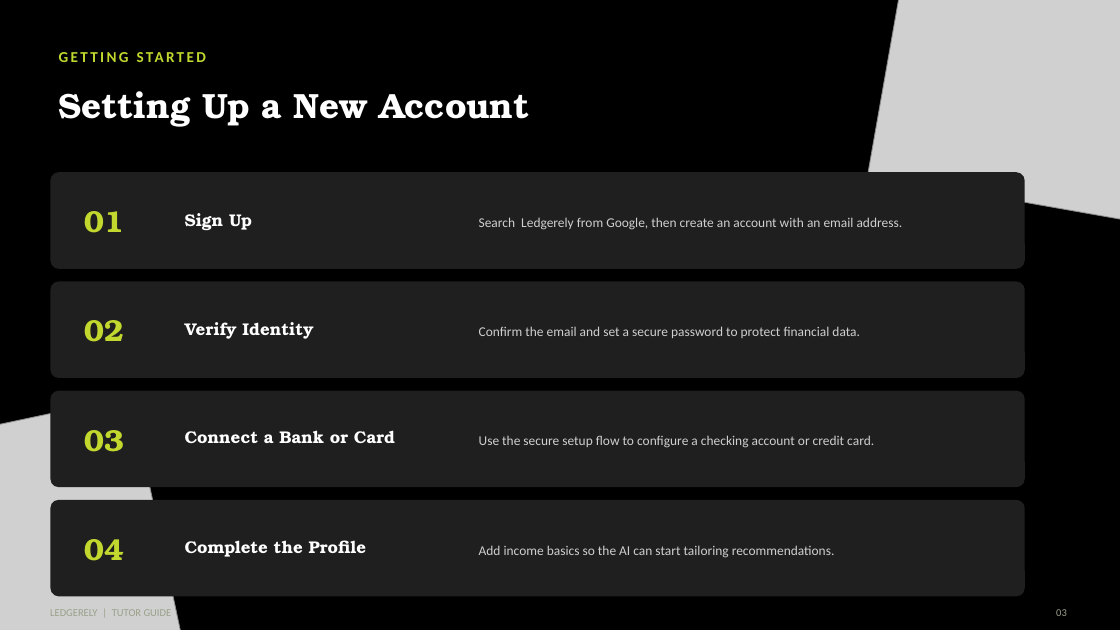
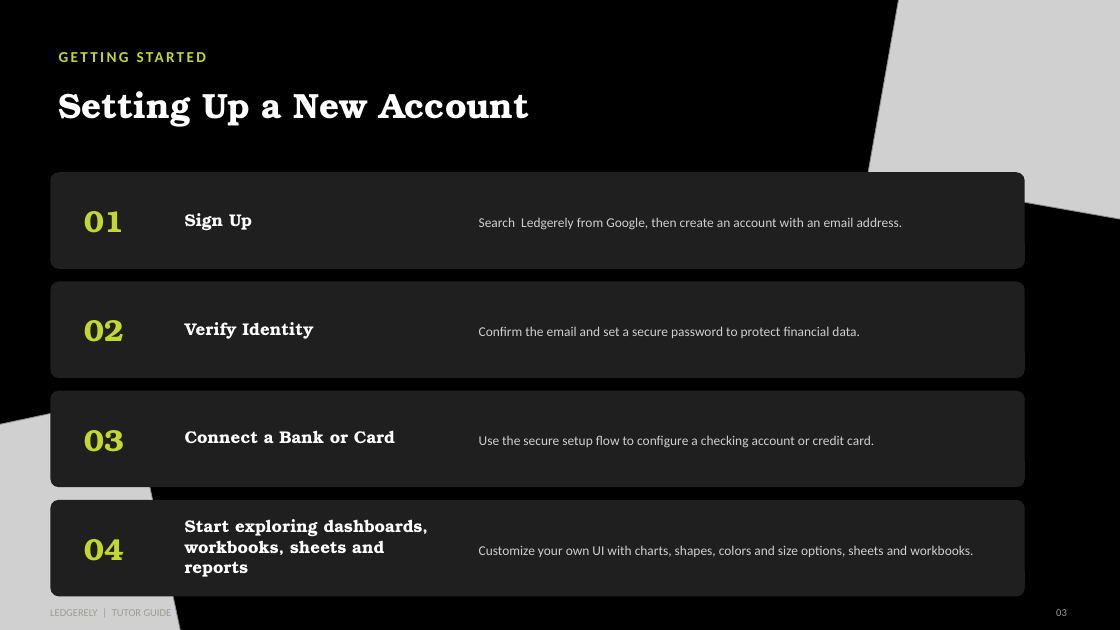
Before and after one commit to bharani-palani/ledgerely, a slide deck: slide 6 of LedgerelyTutorGuide.pptx (slide 7 before the commit). Drawn at 1120x630 pixels with LibreOffice and Linux fonts; fonts in the diff are those of the drawing; grey boxes stand for pictures. Boxes give left, top, right and bottom in pixels: in the first picture for what was removed or moved away, otherwise in the second. Text is boxed around its words. In the diff, an @@ line names an element or a change of style, - is before the commit and + after.

Commit message:
feat: plan chart init

```diff
--- a/LedgerelyTutorGuide.pptx
+++ b/LedgerelyTutorGuide.pptx
@@ text at (185, 519, 429, 577): text changed @@
-Complete the Profile
+Start exploring dashboards, workbooks, sheets and reports
@@ text at (479, 545, 973, 557): text changed @@
-Add income basics so the AI can start tailoring recommendations.
+Customize your own UI with charts, shapes, colors and size options, sheets and workbooks.
```
Also in this commit, not shown: 4 other slides changed, 2 slides added, 3 slides removed, 10 other files.
